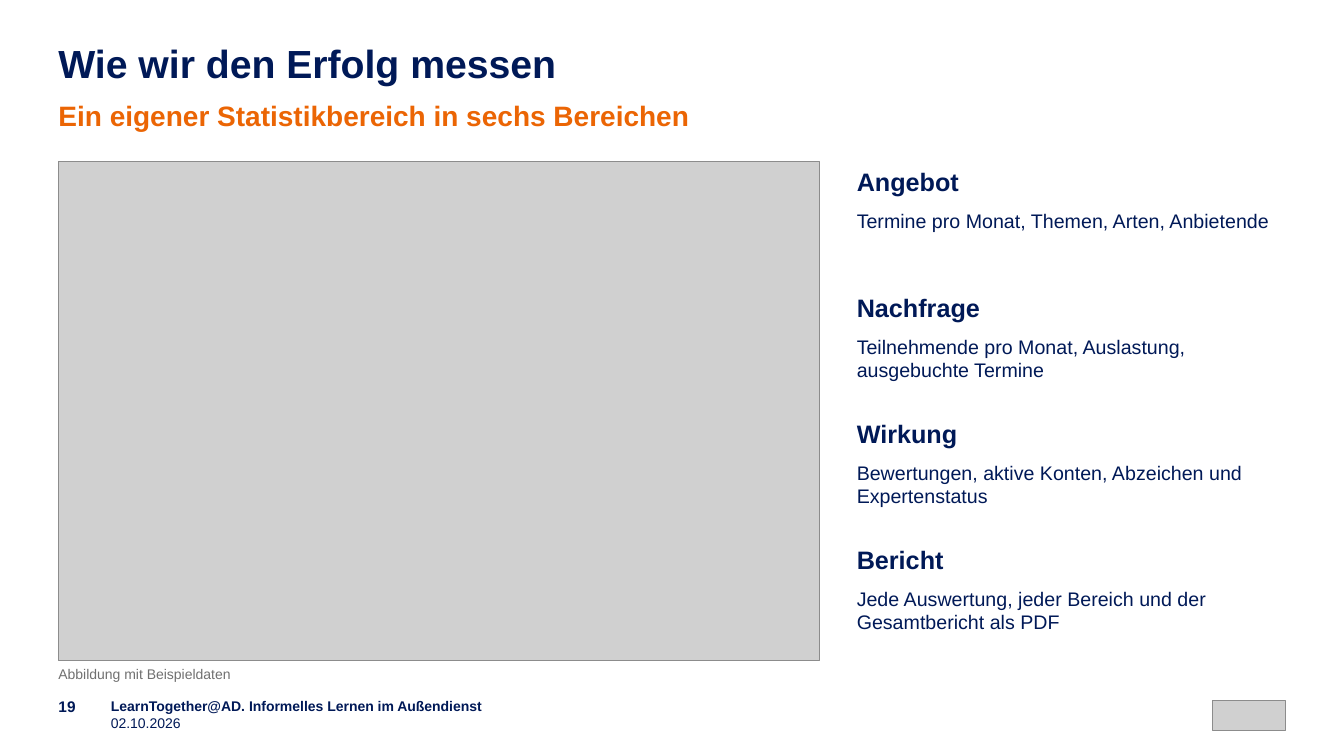
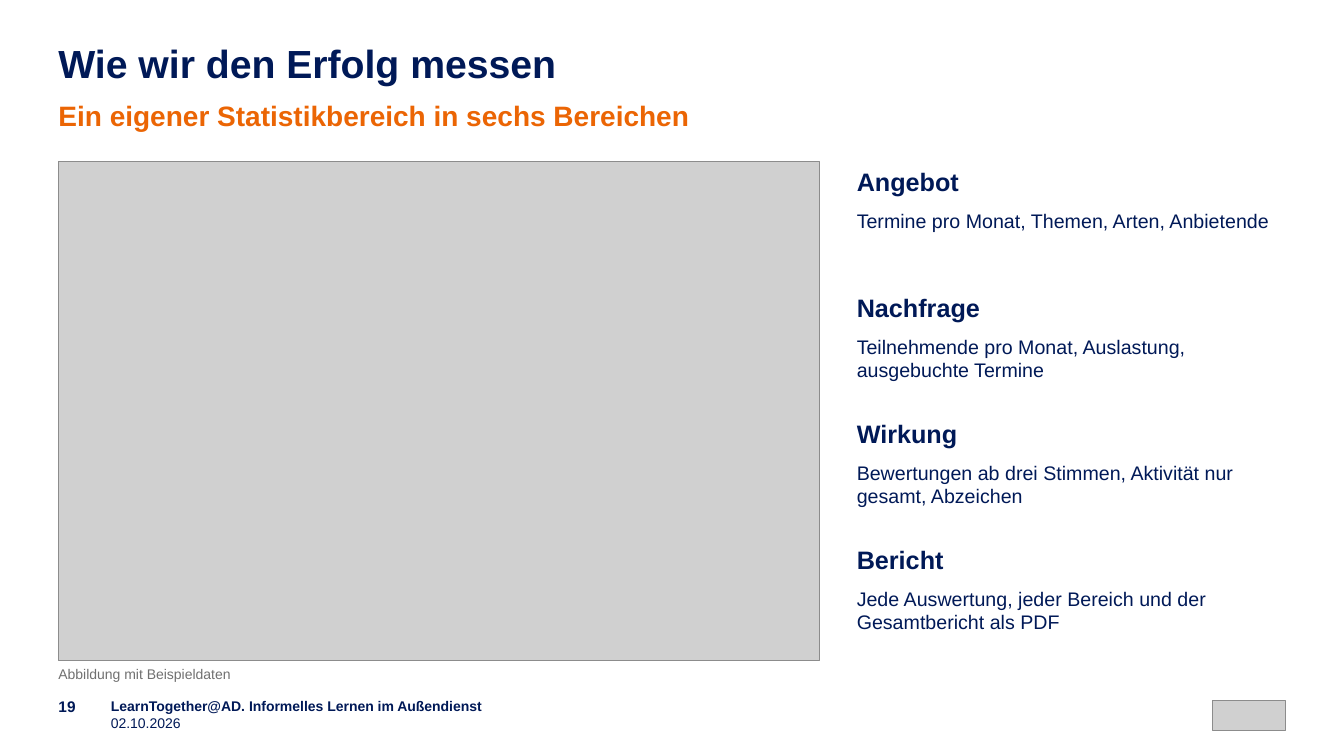
Before and after one commit to emplush/ruv_learntogether, a slide deck: slide 19 of docs/LearnTogether-AD_Praesentation.pptx. Drawn at 1344x756 pixels with LibreOffice and Linux fonts; fonts in the diff are those of the drawing; grey boxes stand for pictures. Boxes give left, top, right and bottom in pixels: in the first picture for what was removed or moved away, otherwise in the second. Text is boxed around its words. In the diff, an @@ line names an element or a change of style, - is before the commit and + after.

```diff
--- a/docs/LearnTogether-AD_Praesentation.pptx
+++ b/docs/LearnTogether-AD_Praesentation.pptx
@@ text at bbox=[857, 465, 1233, 507]: text changed @@
-Bewertungen, aktive Konten, Abzeichen und Expertenstatus
+Bewertungen ab drei Stimmen, Aktivität nur gesamt, Abzeichen
```
Also in this commit, not shown: 7 other slides changed, 1 slide added, 51 other files.
